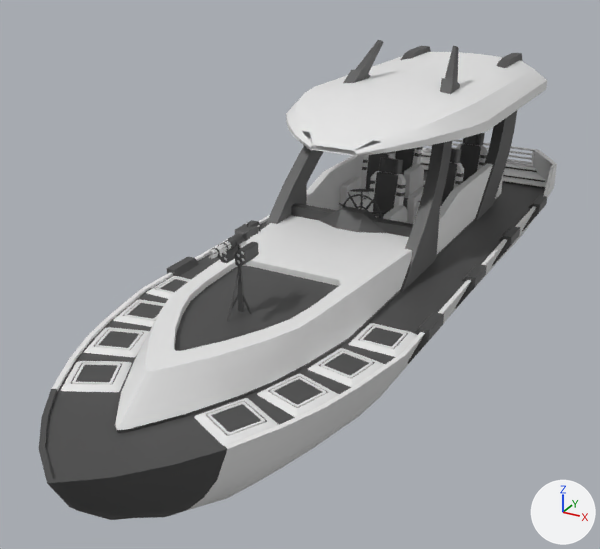
The FBX model SS-1/Models/SS-1.fbx as it was, and as the next commit left it.
Before and after are seen from a camera (50 mm lens) standing at (4.41, -9.6, 5.25) and looking at (-0.33, -0.98, 0.94). The axes (+X, +Y, +Z) are drawn at lower right. The lights are the same throughout. Where no turn or scale is listed for an object, it has been applied to the vertices. Vertices at the same position are counted once.

Script lines for the objects in view, before the commit:
```python
me_cube = bpy.data.meshes.new('Cube')
me_cube.from_pydata(...)  # 5441 vertices, 4990 faces; spans x -1.77..1.77, y -5.79..4.87, z -0.9..2.87
# faces by material slot: [2028, 2962]
me_cube.materials.append(mat_bright)  # white #e7e7e7
me_cube.materials.append(mat_dark)  # dark grey #494949
me_cube_008 = bpy.data.meshes.new('Cube.008')
me_cube_008.from_pydata(...)  # 483 vertices, 407 faces; spans x -0.17..0.17, y -0.158..0.297, z -0.18..0.123
# faces by material slot: [140, 267]
me_cube_008.materials.append(mat_bright)  # white #e7e7e7
me_cube_008.materials.append(mat_dark)  # dark grey #494949
ob_sideminigun = bpy.data.objects.new('SideMiniGun', me_cube_008)
ob_sideminigun.location = (0.0, -2.88, 2.09)
ob_ss_1 = bpy.data.objects.new('SS-1', me_cube)
ob_ss_1.location = (0.0, 0.0, 0.64)
```
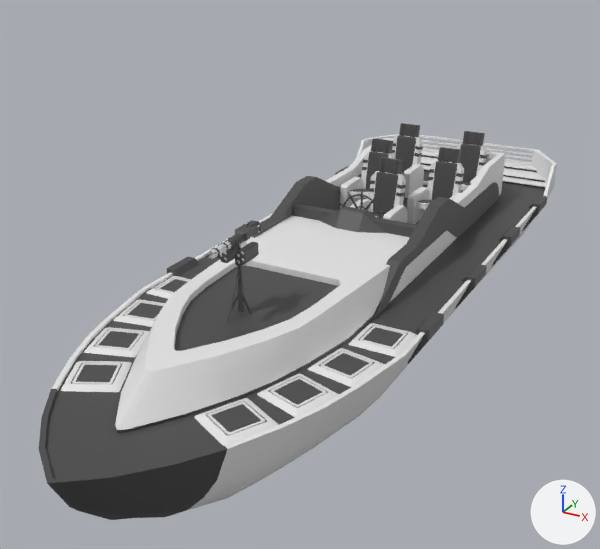
Diff of the bpy script that builds the scene:
```diff
--- a/SS-1/Models/SS-1.fbx.py
+++ b/SS-1/Models/SS-1.fbx.py
@@ me_cube @@
 # used by ob_ss_1; location = (0.0, 0.0, 0.64)
-me_cube.from_pydata(...)  # 5441 vertices, 4990 faces; spans x -1.77..1.77, y -5.79..4.87, z -0.9..2.87
+me_cube.from_pydata(...)  # 5200 vertices, 4762 faces; spans x -1.77..1.77, y -5.79..4.87, z -0.9..1.48
+# me_cube part 1: a new loose piece of 36 vertices spanning x -1.07..-0.91, y -1.79..3.13, z 0.35..1.1
+# me_cube part 2: a new loose piece of 36 vertices spanning x 0.91..1.07, y -1.79..3.13, z 0.35..1.1
+# me_cube part 3: the loose piece of 151 vertices spanning x -1.37..1.37, y -0.75..4.37, z 1.89..2.41 is deleted
+# me_cube part 4: the loose piece of 46 vertices spanning x 0.72..1.08, y 1.92..4.45, z 0.35..2.45 is deleted
+# me_cube part 5: the loose piece of 46 vertices spanning x -1.08..-0.72, y 1.92..4.45, z 0.35..2.45 is deleted
+# me_cube part 6
+# 72 vertices are removed from x -1.08..1.08, y -0.96..1.94, z 0.35..2.87
+# 68 faces are deleted
+# 8 vertices in x -1.04..1.04, y 0.47..1.03, z 0.88..1.04 move by (0.0, 1.44, 0.0)
+# 2 vertices are added at (-1.07, -0.49, 0.35), (1.07, -0.49, 0.35)
 me_cube.materials.append(mat_bright)
```

Changed parts and their boxes (x1, y1, x2, y2) in the pictures (600 x 549 px):
'SS-1', reshaped (17% shorter)
    before: (39, 40, 557, 520)
    after: (39, 123, 557, 520)
part 1 of me_cube, added
    after: (252, 174, 362, 238)
part 2 of me_cube, added
    after: (372, 182, 499, 319)
part 3 of me_cube, deleted
    before: (286, 52, 547, 157)
part 4 of me_cube, deleted
    before: (474, 53, 522, 221)
part 5 of me_cube, deleted
    before: (400, 46, 431, 60)
part 6 of me_cube, cut back
    before: (265, 40, 503, 335)
    after: (326, 138, 505, 335)
